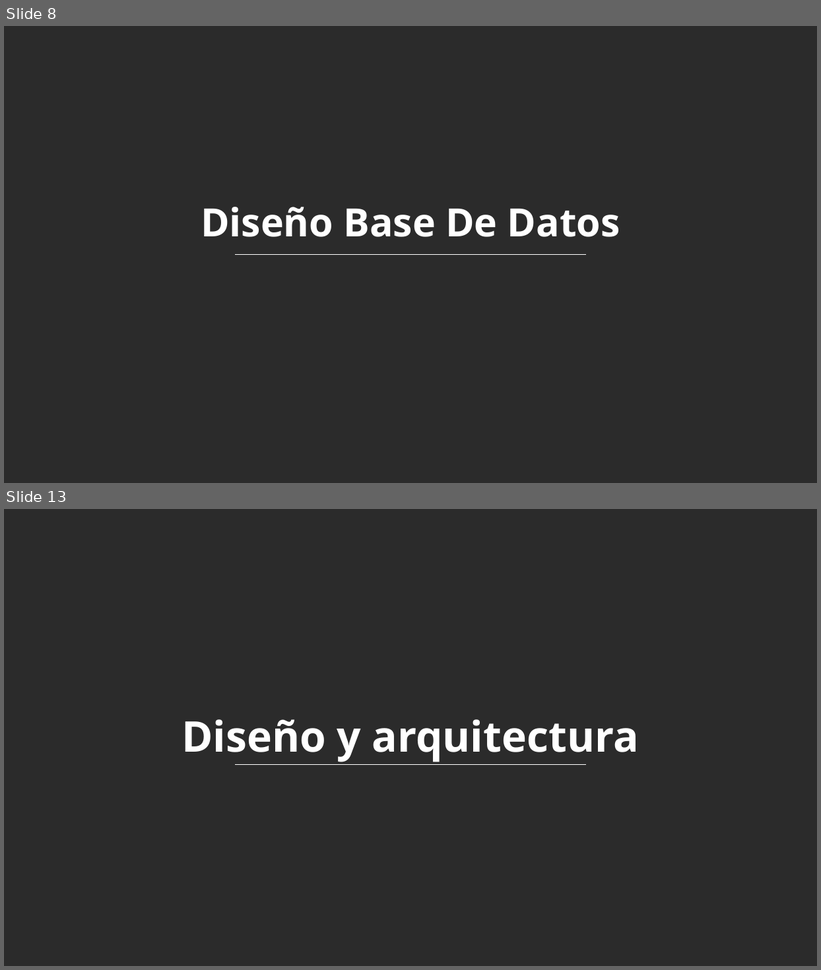
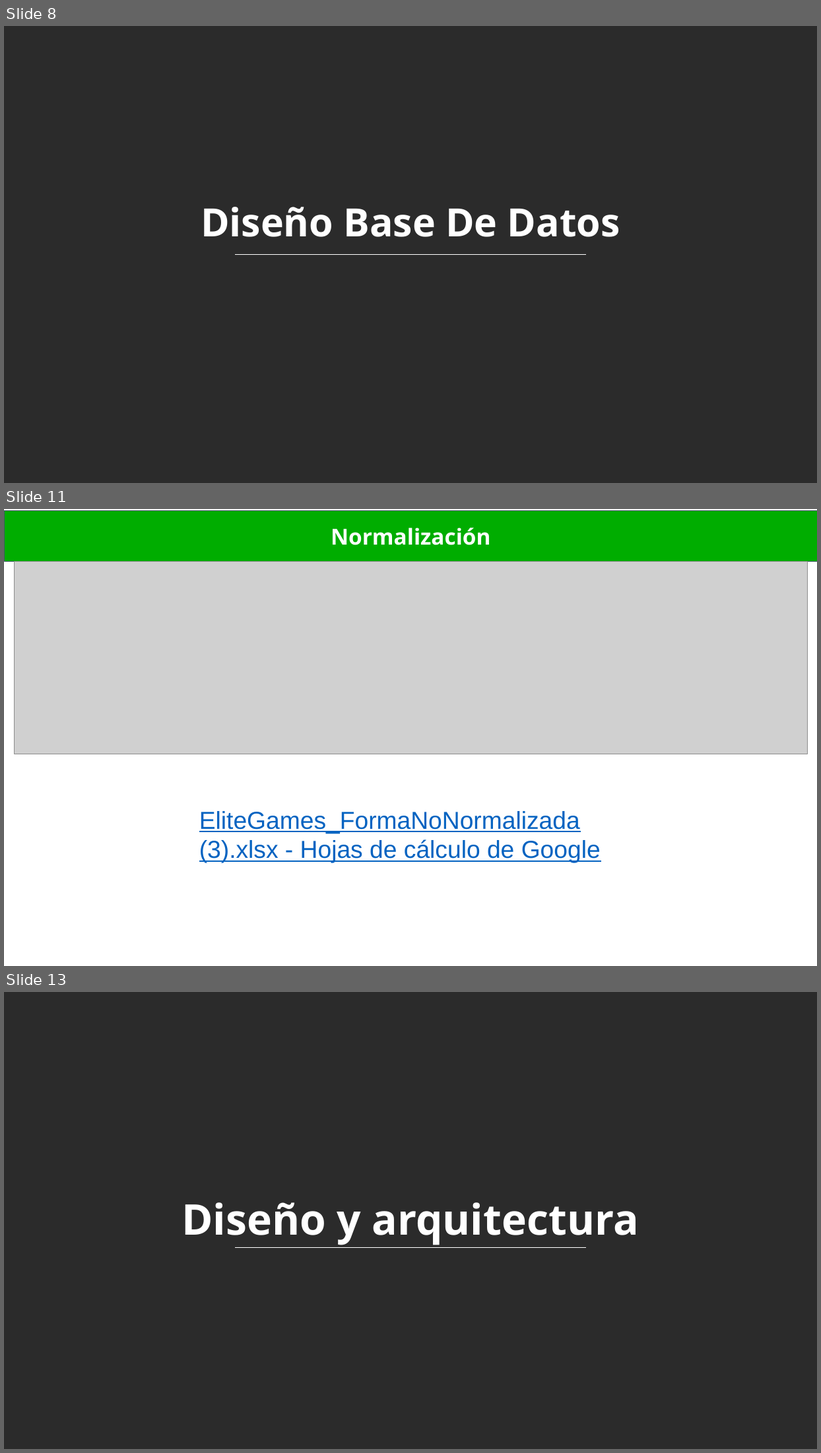
Before and after one commit to PILINSAN/Elite-Games, a slide deck: TODO EL PROYECTO ELITE GAMES/Presentaciones/Elite_Games_Presentacion Trimestre III.pptx. Shown one above the other, each under a label of ours: slides 8 and 13 before the commit, slides 8, 11 and 13 after it; the slides between them are not shown. The pictures are 821x970 and 821x1453 pixels, drawn with LibreOffice and Linux fonts; fonts in the diff are those of the drawing; grey boxes stand for pictures; background and template pictures are left out; a plain dark background stands for a picture behind light text. Boxes give left, top, right and bottom in pixels: in the first picture for what was removed or moved away, otherwise in the second. Text is boxed around its words. In the diff, an @@ line names an element or a change of style, - is before the commit and + after.

```diff
--- a/TODO EL PROYECTO ELITE GAMES/Presentaciones/Elite_Games_Presentacion Trimestre III.pptx
+++ b/TODO EL PROYECTO ELITE GAMES/Presentaciones/Elite_Games_Presentacion Trimestre III.pptx
@@ slide 11 added at box(4, 509, 817, 966), background #FFFFFF @@
@@ rectangle added at box(5, 510, 817, 561), fill #00AD00, outline #44546A 0.75 pt, 26 pt, text #FFFFFF, bold @@
+Normalización
@@ picture added at box(15, 561, 807, 755) @@
@@ text added at box(199, 811, 601, 863), 29 pt, text #0563C1, underline @@
+EliteGames_FormaNoNormalizada (3).xlsx - Hojas de cálculo de Google
```
Also in this commit, not shown: 5 slides changed, 2 other slides added, 2 slides removed, 2 other files.
